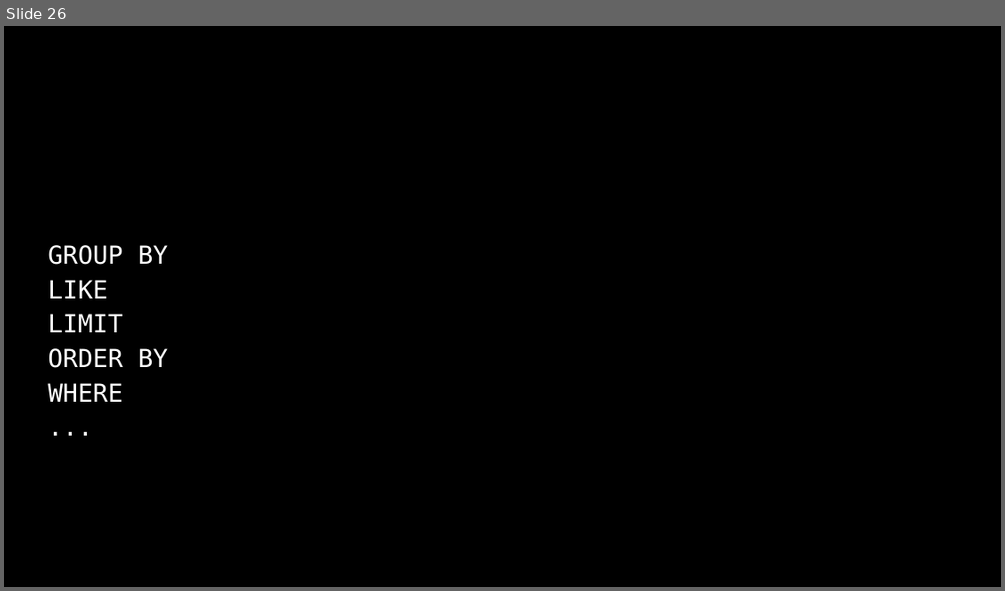
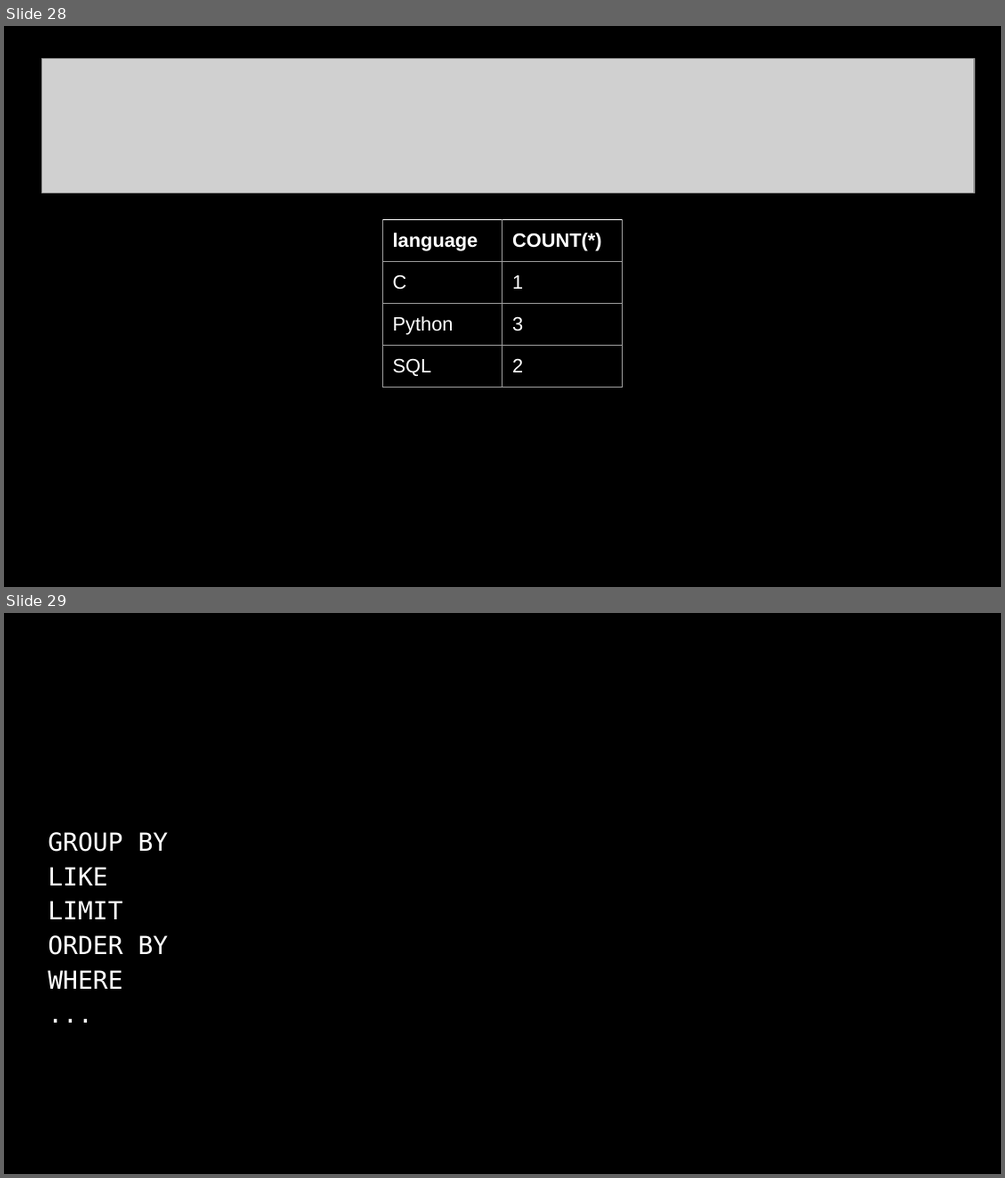
Before and after one commit to SQ4007-2025/website, a slide deck: docs/lectures/slides_8.pptx. Shown one above the other, each under a label of ours: slide 26 before the commit, slides 28 and 29 after it. The pictures are 1005x591 and 1005x1178 pixels, drawn with LibreOffice and Linux fonts; fonts in the diff are those of the drawing; grey boxes stand for pictures; background and template pictures are left out. Boxes give left, top, right and bottom in pixels: in the first picture for what was removed or moved away, otherwise in the second. Text is boxed around its words. In the diff, an @@ line names an element or a change of style, - is before the commit and + after.

```diff
--- a/docs/lectures/slides_8.pptx
+++ b/docs/lectures/slides_8.pptx
@@ slide 28 added at [4, 26, 1001, 587], background picture (left out) @@
@@ picture added at [42, 59, 975, 192] @@
@@ table added at [383, 220, 622, 393], 4 rows, 2 columns @@
+language | COUNT(*)
+C | 1
+Python | 3
+SQL | 2
@@ what was slide 26 is now slide 29 @@
```
Also in this commit, not shown: 35 slides changed, 6 other slides added, 2 slides removed, 2 other files.
